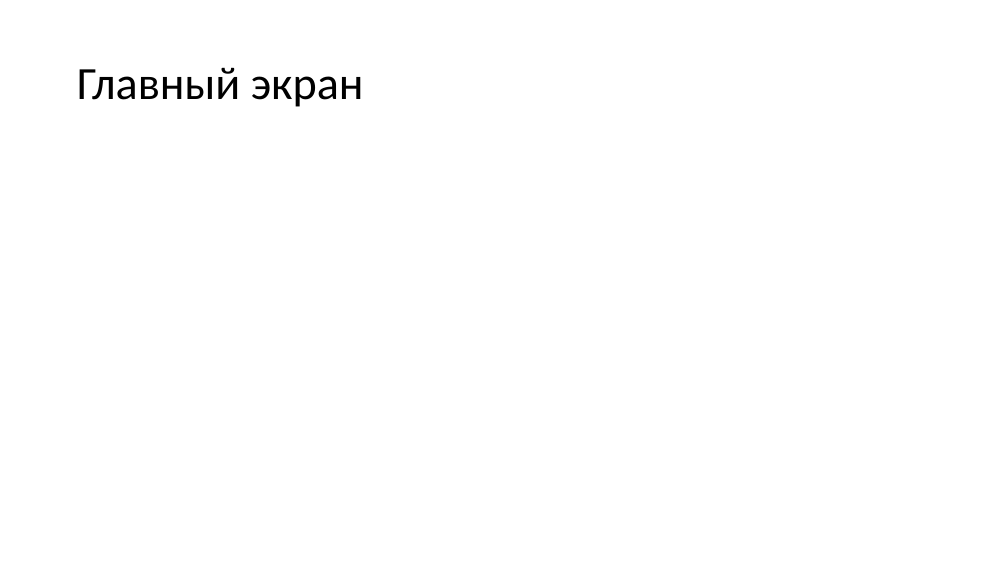
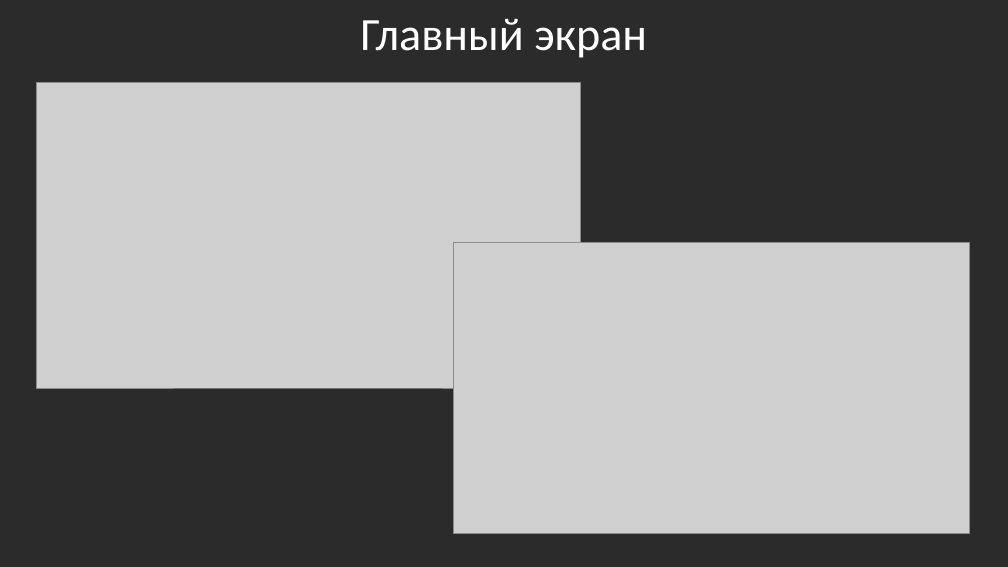
Before and after one commit to v1rus41l/onlinestore-project, a slide deck: slide 4 of about/presentation.pptx. Drawn at 1008x567 pixels with LibreOffice and Linux fonts; fonts in the diff are those of the drawing; grey boxes stand for pictures; background and template pictures are left out; a plain dark background stands for a picture behind light text. Boxes give left, top, right and bottom in pixels: in the first picture for what was removed or moved away, otherwise in the second. Text is boxed around its words. In the diff, an @@ line names an element or a change of style, - is before the commit and + after.

```diff
--- a/about/presentation.pptx
+++ b/about/presentation.pptx
@@ background #FFFFFF to picture (left out) @@
@@ title "Главный экран" moved from (x1=77, y1=67, x2=364, y2=107) to (x1=360, y1=19, x2=647, y2=58) @@
@@ title "Главный экран" at (x1=360, y1=19, x2=647, y2=58): text colour #000000 to #FFFFFF; alignment left to centre @@
@@ picture added at (x1=36, y1=82, x2=580, y2=389) @@
@@ picture added at (x1=454, y1=243, x2=970, y2=533) @@
```
Also in this commit, not shown: 5 other slides changed, 4 slides added, 4 slides removed, 18 other files.
